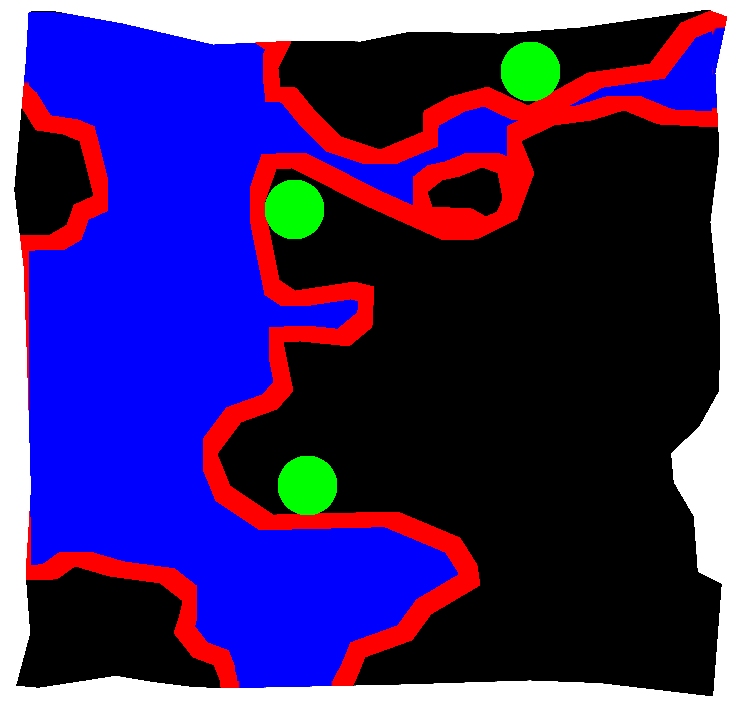
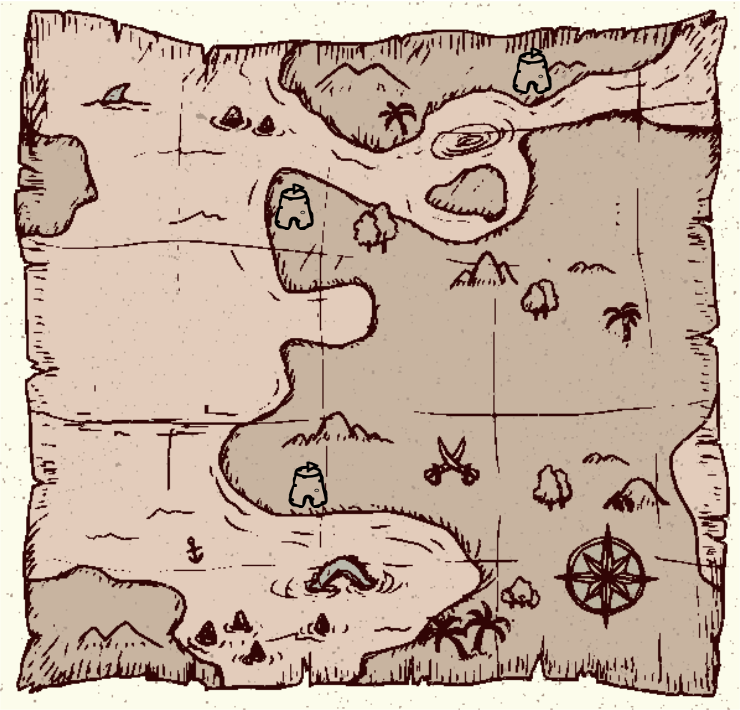
The second 740 × 710 image is a revision of the first. Changes to its layers:
hid "map outline", painted on it over 0, 1, 740, 710
hid "cities" over 265, 42, 560, 515
hid "land" over 14, 10, 727, 696
hid "shallows" over 0, 1, 740, 710
hid "water" over 14, 10, 727, 696
added layer "city icons" above "map" over 274, 47, 553, 508
hid "map" over 14, 10, 727, 696
added layer "map base" over 0, 1, 740, 710
